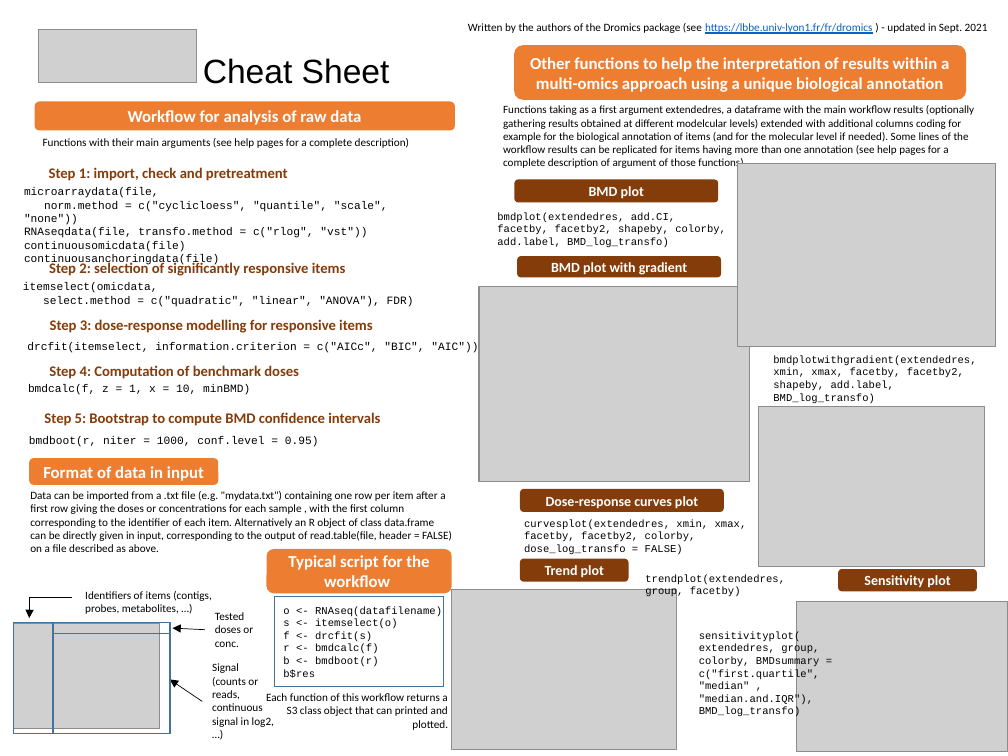
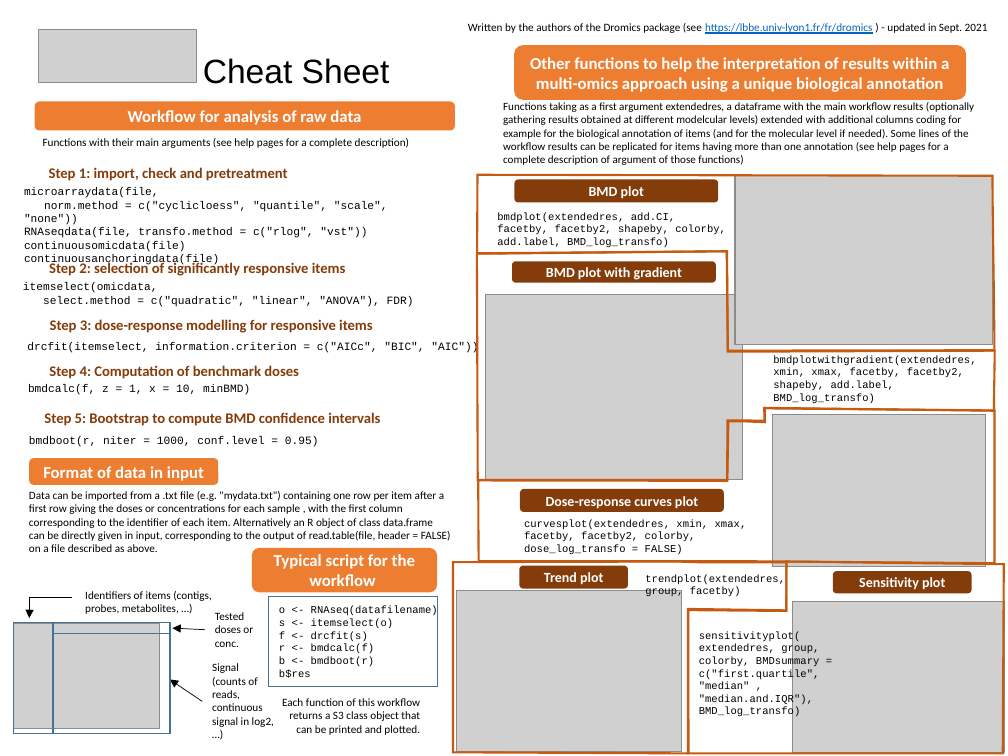
Before and after one commit to lbbe-software/DRomics, a slide deck: slide 1 of share/techdoc/DRomics_cheat_sheet.pptx. Drawn at 1008x756 pixels with LibreOffice and Linux fonts; fonts in the diff are those of the drawing; grey boxes stand for pictures. Boxes give left, top, right and bottom in pixels: in the first picture for what was removed or moved away, otherwise in the second. Text is boxed around its words. In the diff, an @@ line names an element or a change of style, - is before the commit and + after.

```diff
--- a/share/techdoc/DRomics_cheat_sheet.pptx
+++ b/share/techdoc/DRomics_cheat_sheet.pptx
@@ text "Functions taking as a first ...": place and size @@
-text "Functions taking as a first ..." at bbox=[503, 105, 974, 170]
+text "Functions taking as a first ..." at bbox=[503, 102, 974, 165]
@@ freeform shape added at bbox=[477, 174, 994, 350], outline #C55A11 1.5 pt @@
@@ picture: place and size @@
-picture at bbox=[738, 163, 996, 347]
+picture at bbox=[735, 175, 993, 344]
@@ freeform shape added at bbox=[477, 251, 995, 480], outline #C55A11 1.5 pt @@
@@ rounded rectangle "BMD plot with gradient": place and size @@
-rounded rectangle "BMD plot with gradient" at bbox=[517, 256, 721, 277]
+rounded rectangle "BMD plot with gradient" at bbox=[512, 261, 716, 282]
@@ picture: place and size @@
-picture at bbox=[479, 286, 750, 481]
+picture at bbox=[485, 294, 743, 480]
@@ freeform shape added at bbox=[478, 408, 994, 563], outline #C55A11 1.5 pt @@
@@ picture: place and size @@
-picture at bbox=[758, 406, 984, 568]
+picture at bbox=[772, 414, 986, 566]
@@ rounded rectangle "Typical script for the workflow": place and size @@
-rounded rectangle "Typical script for the workflow" at bbox=[266, 549, 452, 594]
+rounded rectangle "Typical script for the workflow" at bbox=[252, 548, 437, 593]
@@ freeform shape added at bbox=[453, 561, 786, 753], outline #C55A11 1.5 pt @@
@@ rounded rectangle "Trend plot": place and size @@
-rounded rectangle "Trend plot" at bbox=[520, 558, 629, 582]
+rounded rectangle "Trend plot" at bbox=[519, 565, 628, 589]
@@ freeform shape added at bbox=[688, 561, 1004, 753], outline #C55A11 1.5 pt @@
@@ 1 text, 1 rounded rectangle, 1 rectangle: place and size @@
-1 text, 1 rounded rectangle, 1 rectangle at bbox=[274, 570, 978, 686]
+1 text, 1 rounded rectangle, 1 rectangle at bbox=[268, 572, 972, 686]
@@ picture: place and size @@
-picture at bbox=[452, 590, 676, 750]
+picture at bbox=[457, 591, 681, 751]
@@ text at bbox=[212, 663, 274, 727]: text changed @@
-Signal
-(counts or reads, continuous signal in log2, …)
+Signal
+(counts of reads, continuous signal in log2, …)
@@ text at bbox=[282, 698, 420, 735]: text changed @@
-Each function of this workflow returns a S3 class object that can printed and plotted.
+Each function of this workflow returns a S3 class object that can be printed and plotted.
```
Also in this commit, not shown: 1 other file.
